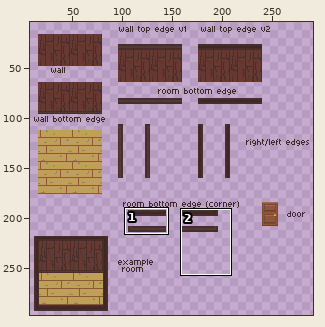
Sprite sheet: assets/interior/shop/inshop01.png. Above, an overview of the earlier version with the close-up marked.
Close-up. The starting point:
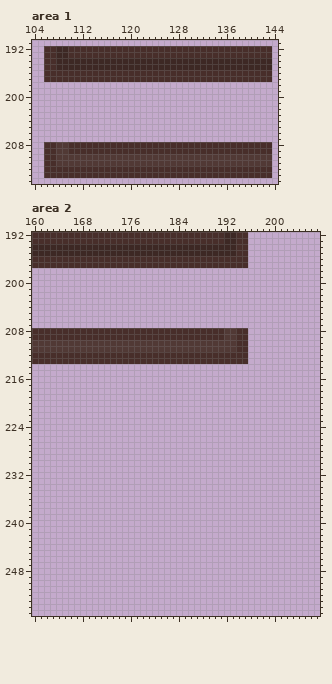
The file is 320x320 pixels. Colours within 5 levels of each other are drawn and written as one. Shown: area 1: x 104..144, y 191..214; area 2: x 160..207, y 192..255. The wide view leaves out empty margins.
After:
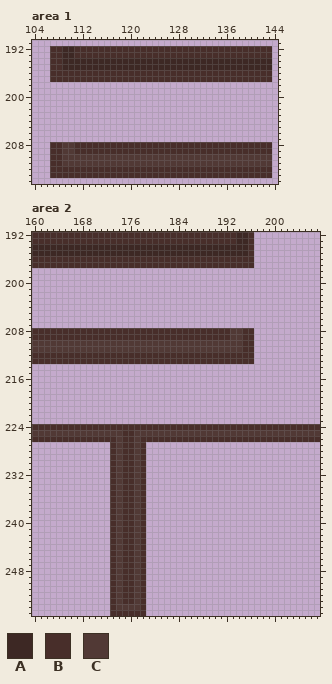
Palette (. is transparent): A #3d2824  B #482e2a  C #513935
The exact change:
Area 1:
y 192..193: x 106 B -> .; x 108 A -> B; x 110 B -> A
y 194..195: x 106 B -> .; x 108 A -> B
y 196..197: x 106 B -> .
y 208..209: x 106 B -> .; x 108 C -> B; x 110 B -> C
y 210..211: x 106 B -> .; x 108 C -> B
y 212..213: x 106 B -> .
Area 2:
y 192..193: x 192..196 AABB. -> BBAAB
y 194..195: x 194..196 BB. -> AAB
y 196..197: x 196 . -> B
y 208..209: x 192 C -> B; x 194 B -> C; x 196 . -> B
y 210..211: x 194 B -> C; x 196 . -> B
y 212..213: x 196 . -> B
y 224: x 160..207 ................................................ -> BBBBBBBBBBBBBBBBBBBBBBBBBBBBBBBBBBBBBBBBBBBBBBBB
y 225: x 160..207 ................................................ -> CCCCCCCCCCCCCCCBBCCCCCCCCCCCCCCCCCCCCCCCCCCCCCCC
y 226: x 160..207 ................................................ -> BBBBBBBBBBBBBBCBBCBBBBBBBBBBBBBBBBBBBBBBBBBBBBBB
y 227..253: x 173..178 ...... -> BCBBCB
y 254: x 173..178 ...... -> BCCCCB
y 255: x 173..178 ...... -> BBBBBB
Where, in picture pixels (left, top, right, bottom), the same in both close-ups:
changed: (44, 46, 74, 82)
changed: (44, 142, 74, 178)
changed: (224, 232, 254, 268)
changed: (224, 328, 254, 364)
added: (32, 424, 320, 616)
